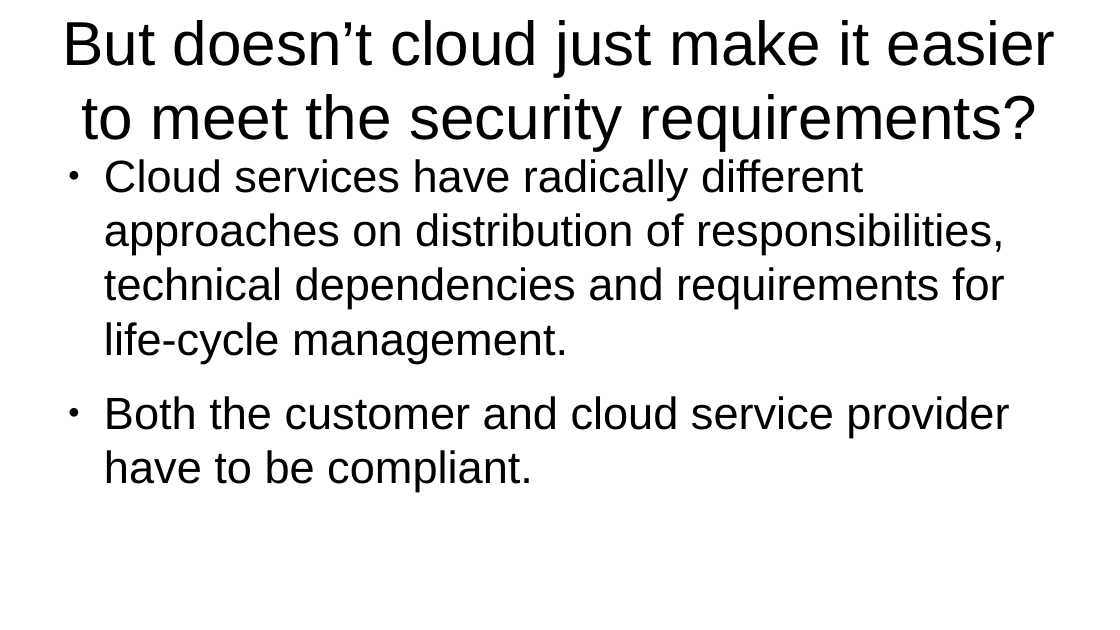
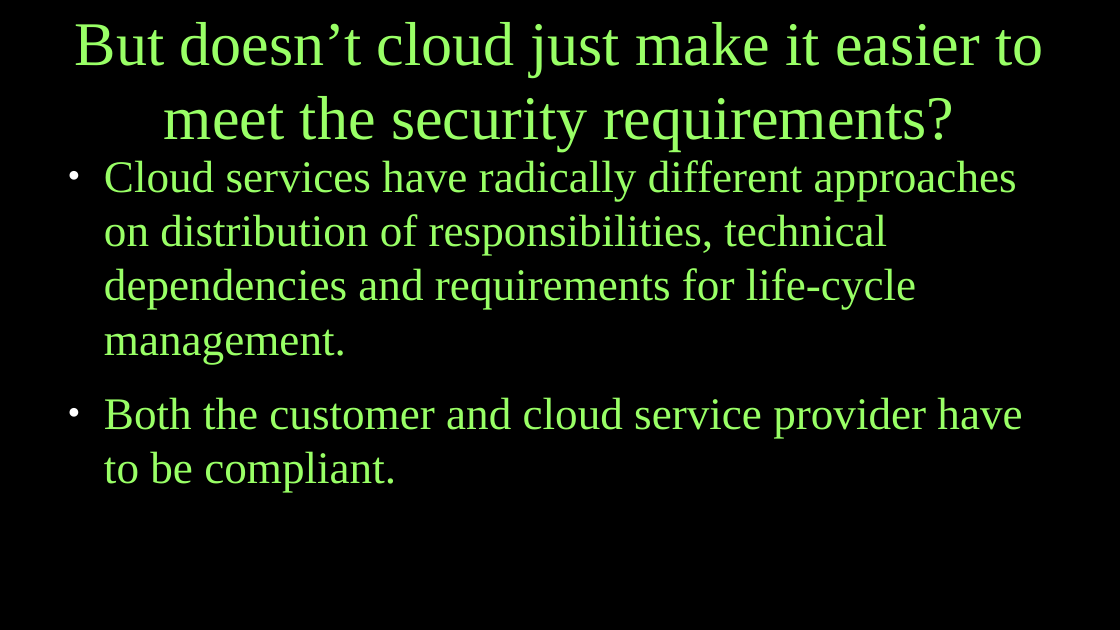
Before and after one commit to kissavideot/thesis, a slide deck: slide 3 of thesis_seminar.odp. Drawn at 1120x630 pixels with LibreOffice and Linux fonts; fonts in the diff are those of the drawing. Boxes give left, top, right and bottom in pixels: in the first picture for what was removed or moved away, otherwise in the second. Text is boxed around its words. In the diff, an @@ line names an element or a change of style, - is before the commit and + after.

```diff
--- a/thesis_seminar.odp
+++ b/thesis_seminar.odp
@@ background #FFFFFF to #000000 @@
@@ title "But doesn’t cloud just make ..." at [75,22,1043,151]: font Arial to Times New Roman, text colour #000000 to #99FF66 @@
@@ text "Cloud services have radically different ..." at [104,160,1022,492]: font Arial to Times New Roman, text colour #000000 to #99FF66; bullet colour #000000 to #FFFFFF @@
```
Also in this commit, not shown: 7 other slides changed.
